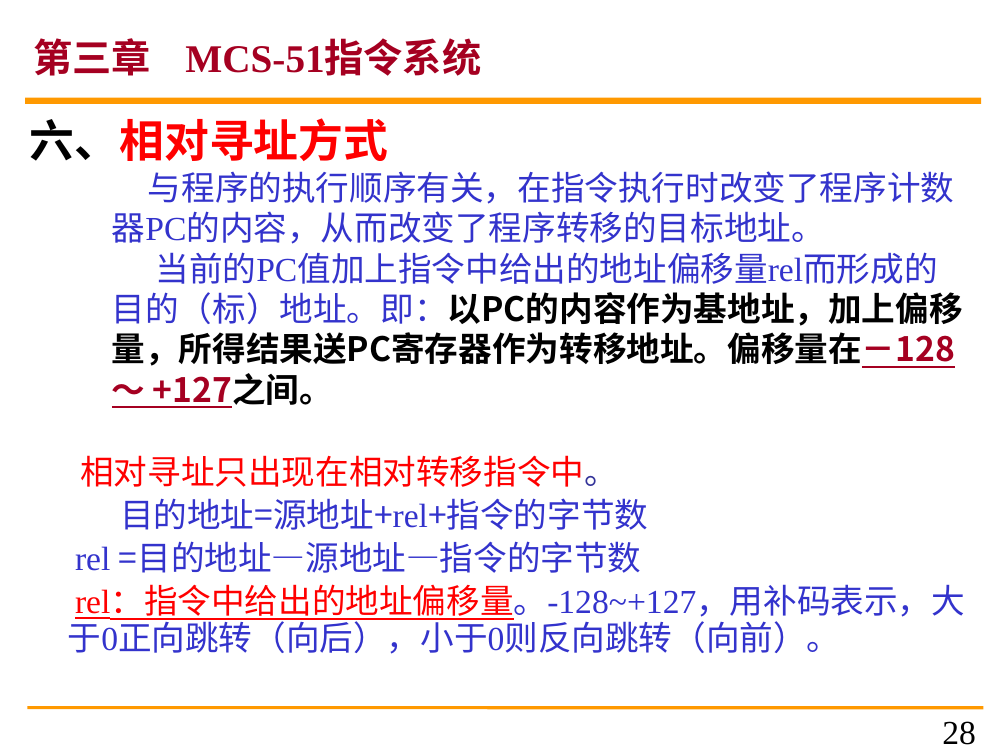
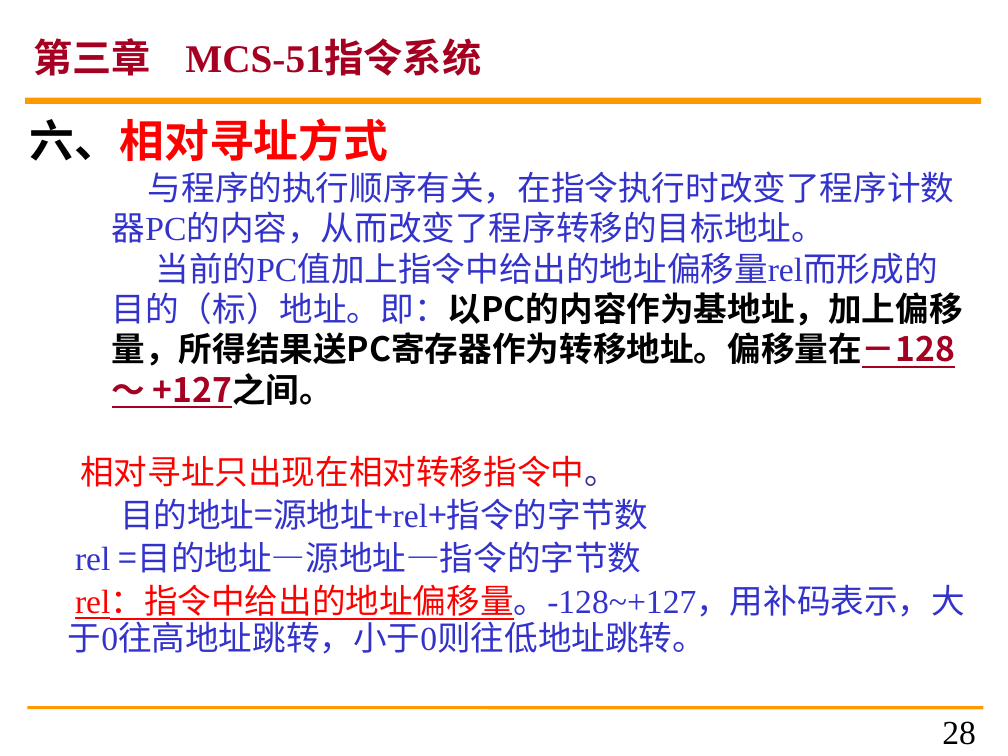
Before and after one commit to caizi333333/Educog-micro2026, a slide deck: slide 28 of public/resources/course/courseware/u3/ch3-v4.pptx. Drawn at 1008x756 pixels with LibreOffice and Linux fonts; fonts in the diff are those of the drawing. Boxes give left, top, right and bottom in pixels: in the first picture for what was removed or moved away, otherwise in the second. Text is boxed around its words. In the diff, an @@ line names an element or a change of style, - is before the commit and + after.

```diff
--- a/public/resources/course/courseware/u3/ch3-v4.pptx
+++ b/public/resources/course/courseware/u3/ch3-v4.pptx
@@ text at (68,587,965,654): text changed @@
-rel：指令中给出的地址偏移量。-128~+127，用补码表示，大于0正向跳转（向后），小于0则反向跳转（向前）。
+rel：指令中给出的地址偏移量。-128~+127，用补码表示，大于0往高地址跳转，小于0则往低地址跳转。
```
Also in this commit, not shown: 15 other slides changed, 11 other files.
